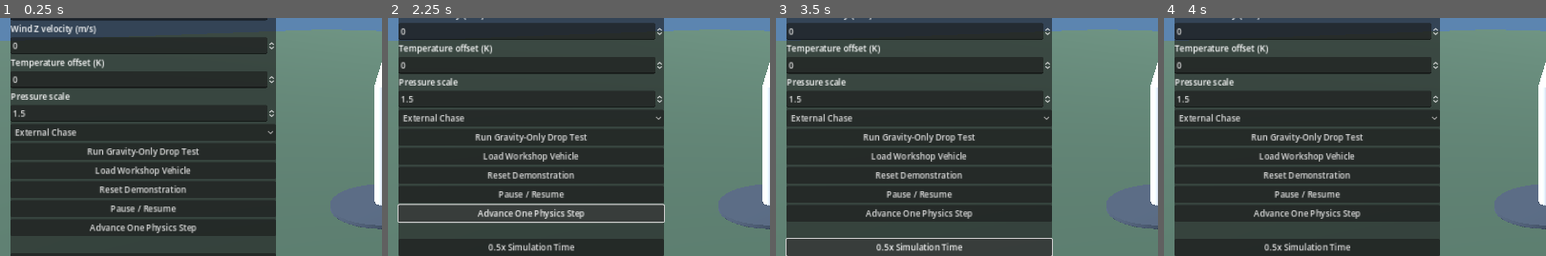
Above: before the commit, frames 1-4 (left to right).
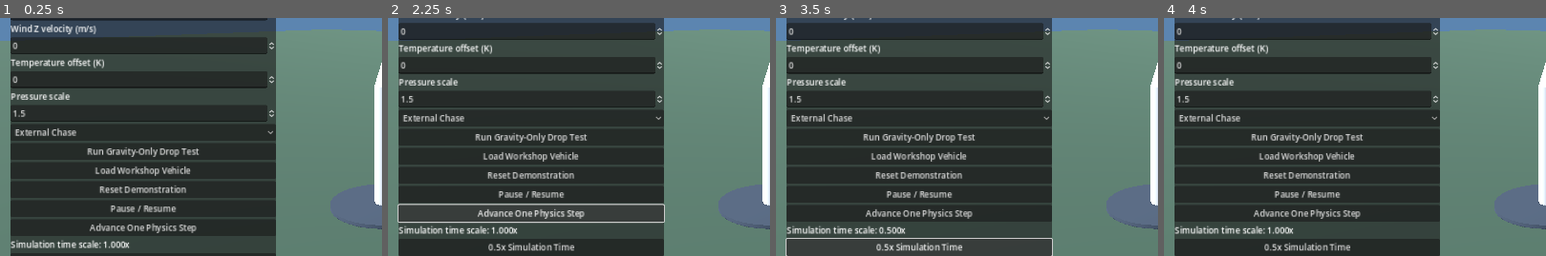
Above: after the commit, the same moments.

Repository: Inflare12/Reeve
Game: Godot game, scene res://scenes/main/main.tscn
Same seed, same stepped clock (60 frames per second), same inputs: the game is played once before the commit and once after it.
Inputs:
- Up to frame 1 (0.25 s): no input
- Up to frame 2 (2.25 s): click "External Chase" at 0.5 s; click "Run Gravity-Only Drop Test" at 1.25 s; click "Advance One Physics Step" at 2 s
- Up to frame 3 (3.5 s): click "0.5x Simulation Time" at 2.75 s
- Up to frame 4 (4 s): click "2x Simulation Time" at 3.5 s
The pictures show only the part of the screen within x 0-50%, y 22-72%; the shares and areas given below are measured in that part.

The runs differ from the first frame. In frame 1, 0.6% of the frame differs, in the area x 2-34%, y 93-97%; in frame 2, 0.6%; in frame 3, 0.6%, in the area x 2-34%, y 87-91%; in frame 4, 0.6%.

Commit message:
Allow all six camera modes and use supported time-scale formatting

Diff:
--- a/scripts/main.gd
+++ b/scripts/main.gd
@@ -196,7 +196,7 @@
 	]
 
 func _on_camera_mode_selected(index: int) -> void:
-	camera_mode = clampi(index, 0, 3)
+	camera_mode = clampi(index, 0, 5)
 	if simulation.state != null:
 		_update_flight_display()
 
@@ -261,7 +261,7 @@
 
 func _update_time_scale_label() -> void:
 	if time_scale_label != null:
-		time_scale_label.text = "Simulation time scale: %.3gx" % time_scale
+		time_scale_label.text = "Simulation time scale: %.3fx" % time_scale
 
 func _export_csv() -> void:
 	if simulation.telemetry.samples.is_empty():
